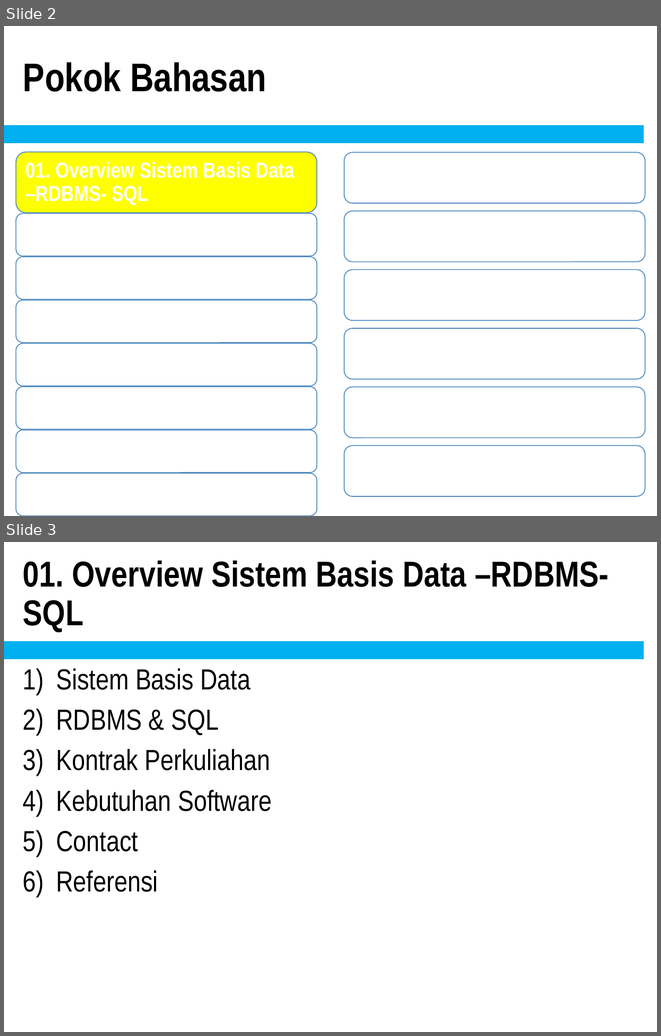
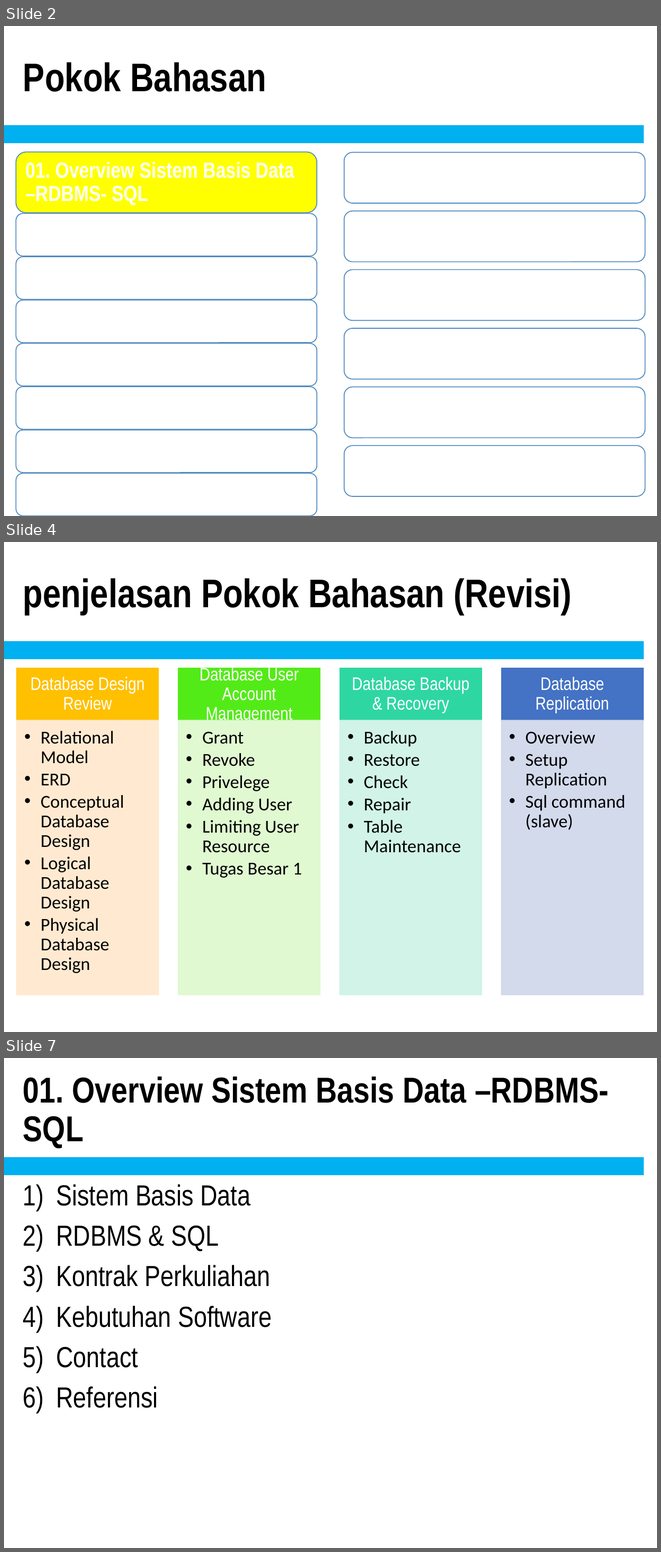
Before and after one commit to doniaft/Pengelolaan-Basis-Data, a slide deck: 1. Bahan Ajar/01. Pengelolaan Basis Data - Pendahuluan.pptx. Shown one above the other, each under a label of ours: slides 2 and 3 before the commit, slides 2, 4 and 7 after it; the slides between them are not shown. The pictures are 661x1036 and 661x1552 pixels, drawn with LibreOffice and Linux fonts; fonts in the diff are those of the drawing. Boxes give left, top, right and bottom in pixels: in the first picture for what was removed or moved away, otherwise in the second. Text is boxed around its words. In the diff, an @@ line names an element or a change of style, - is before the commit and + after.

```diff
--- a/1. Bahan Ajar/01. Pengelolaan Basis Data - Pendahuluan.pptx
+++ b/1. Bahan Ajar/01. Pengelolaan Basis Data - Pendahuluan.pptx
@@ slide 4 added at [4,542,657,1032], background #FFFFFF; not listed: 2 template elements that a slide beside it also shows @@
@@ title added at [23,578,572,615], 44 pt, text #000000, bold @@
+penjelasan Pokok Bahasan (Revisi)
@@ group added at [17,665,643,995]: 8 rectangles, 8 texts @@
+Database Design Review
+  •• Relational Model
+  •• ERD
+  •• Conceptual Database Design
+  •• Logical Database Design
+  •• Physical Database Design
+Database User Account Management
+  •• Grant
+  •• Revoke
+  •• Privelege
+  •• Adding User
+  •• Limiting User Resource
+  •• Tugas Besar 1
+Database Backup & Recovery
+  •• Backup
+  •• Restore
+  •• Check
+  •• Repair
+  •• Table Maintenance
+Database Replication
+  •• Overview
+  •• Setup Replication
+  •• Sql command (slave)
@@ what was slide 3 is now slide 7 @@
```
Also in this commit, not shown: 1 slide changed, 3 other slides added, 34 slides removed, 1 other file.
